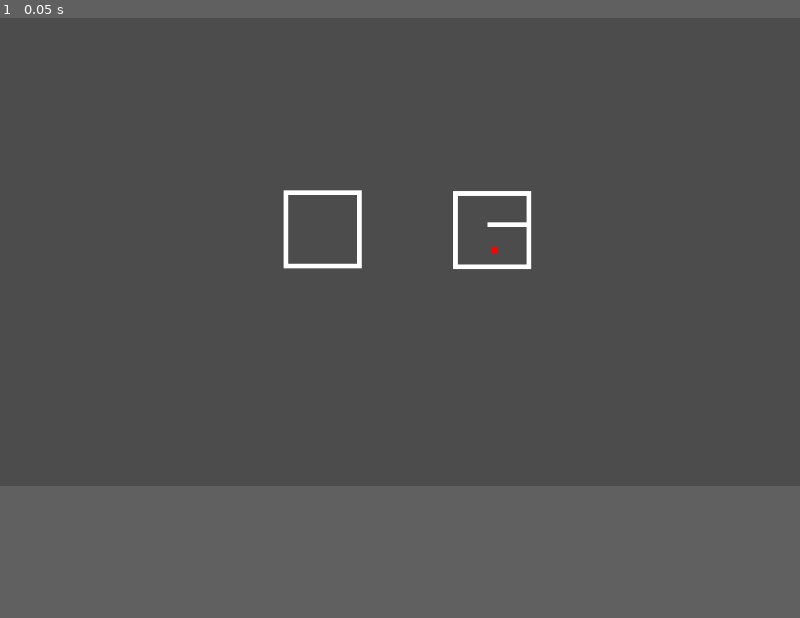
Above: before the commit, frame 1.
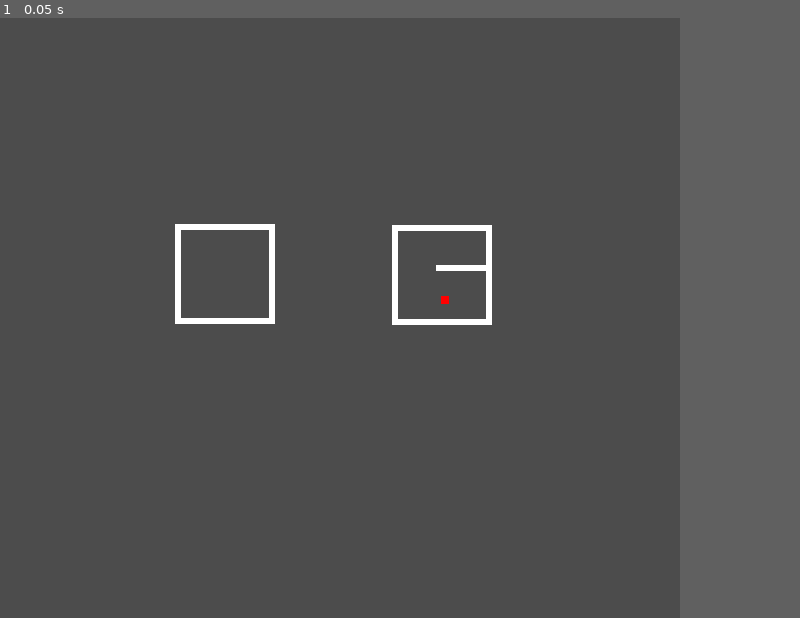
Above: after the commit, the same moment.

Repository: bsu-cs315/Final_Project_Group5
Game: Godot game, scene res://World.tscn
Same seed, same stepped clock (60 frames per second), same inputs: the game is played once before the commit and once after it.
Inputs:
- Up to frame 1 (0.05 s): no input
In our replay, the window is 800x468 before the commit and 680x600 after it. These sizes can differ from the game's own. Grey fills any space a smaller window leaves; there, only what the larger window draws over its background counts as a difference.

The runs differ from the first frame. In frame 1, 1.6% of the frame differs, in the area x 21-67%, y 28-52%.

Commit message:
Add bullet

Diff:
--- /dev/null
+++ b/project/Bullet.tscn
@@ -0,0 +1,14 @@
+[gd_scene load_steps=3 format=2]
+
+[ext_resource path="res://sprites/blue_pixel.png" type="Texture" id=1]
+
+[sub_resource type="RectangleShape2D" id=1]
+extents = Vector2( 0.5, 0.5 )
+
+[node name="Bullet" type="KinematicBody2D"]
+
+[node name="Sprite" type="Sprite" parent="."]
+texture = ExtResource( 1 )
+
+[node name="CollisionShape2D" type="CollisionShape2D" parent="."]
+shape = SubResource( 1 )
--- a/project/World.tscn
+++ b/project/World.tscn
@@ -6,40 +6,40 @@
 [node name="World" type="Node2D"]
 
 [node name="Player" parent="." instance=ExtResource( 1 )]
-position = Vector2( 633, 297 )
+position = Vector2( 445, 282 )
 
 [node name="Barrier" parent="." instance=ExtResource( 2 )]
-position = Vector2( 366, 271 )
+position = Vector2( 178, 256 )
 scale = Vector2( 6, 100 )
 
 [node name="Barrier2" parent="." instance=ExtResource( 2 )]
-position = Vector2( 413, 318 )
+position = Vector2( 225, 303 )
 scale = Vector2( 100, 6 )
 
 [node name="Barrier3" parent="." instance=ExtResource( 2 )]
-position = Vector2( 460, 271 )
+position = Vector2( 272, 256 )
 scale = Vector2( 6, 100 )
 
 [node name="Barrier4" parent="." instance=ExtResource( 2 )]
-position = Vector2( 413, 224 )
+position = Vector2( 225, 209 )
 scale = Vector2( 100, 6 )
 
 [node name="Barrier6" parent="." instance=ExtResource( 2 )]
-position = Vector2( 583, 272 )
+position = Vector2( 395, 257 )
 scale = Vector2( 6, 100 )
 
 [node name="Barrier5" parent="." instance=ExtResource( 2 )]
-position = Vector2( 630, 225 )
+position = Vector2( 442, 210 )
 scale = Vector2( 100, 6 )
 
 [node name="Barrier7" parent="." instance=ExtResource( 2 )]
-position = Vector2( 630, 319 )
+position = Vector2( 442, 304 )
 scale = Vector2( 100, 6 )
 
 [node name="Barrier8" parent="." instance=ExtResource( 2 )]
-position = Vector2( 677, 272 )
+position = Vector2( 489, 257 )
 scale = Vector2( 6, 100 )
 
 [node name="Barrier9" parent="." instance=ExtResource( 2 )]
-position = Vector2( 649, 265 )
+position = Vector2( 461, 250 )
 scale = Vector2( 50, 6 )
--- a/project/project.godot
+++ b/project/project.godot
@@ -13,6 +13,10 @@
 config/name="Ninja of Flatland"
 run/main_scene="res://World.tscn"
 config/icon="res://icon.png"
+
+[display]
+
+window/size/width=680
 
 [gui]
 
Binary file added: project/sprites/blue_pixel.png
Not shown, added: project/sprites/blue_pixel.png.import
